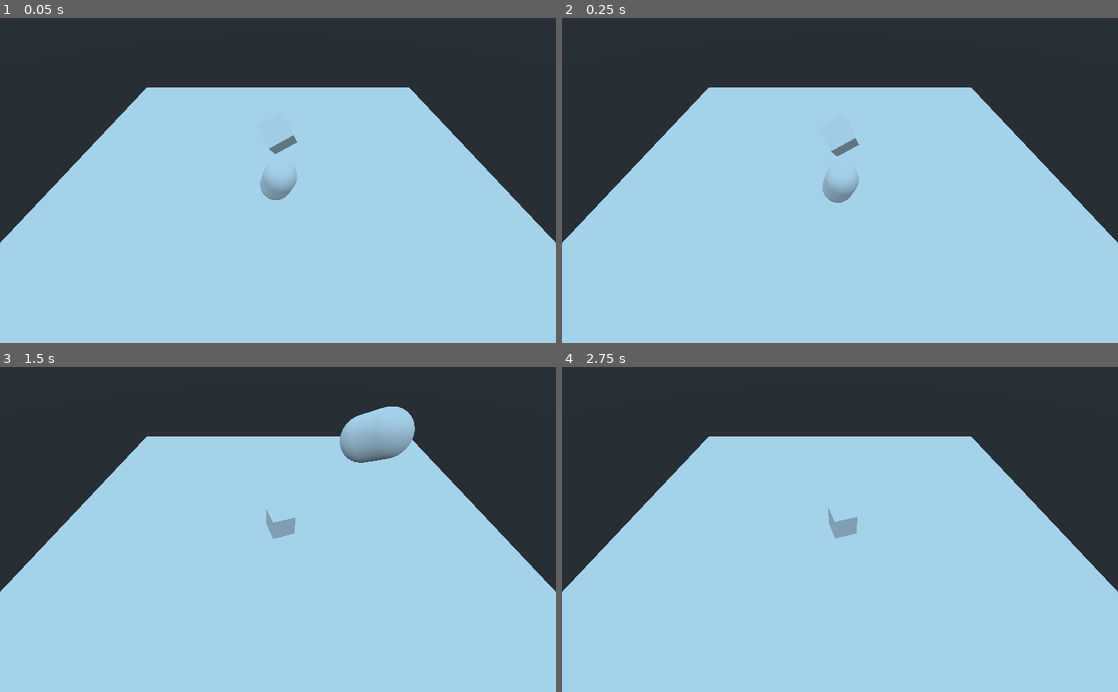
Above: before the commit, frames 1-4 (two rows, left to right).
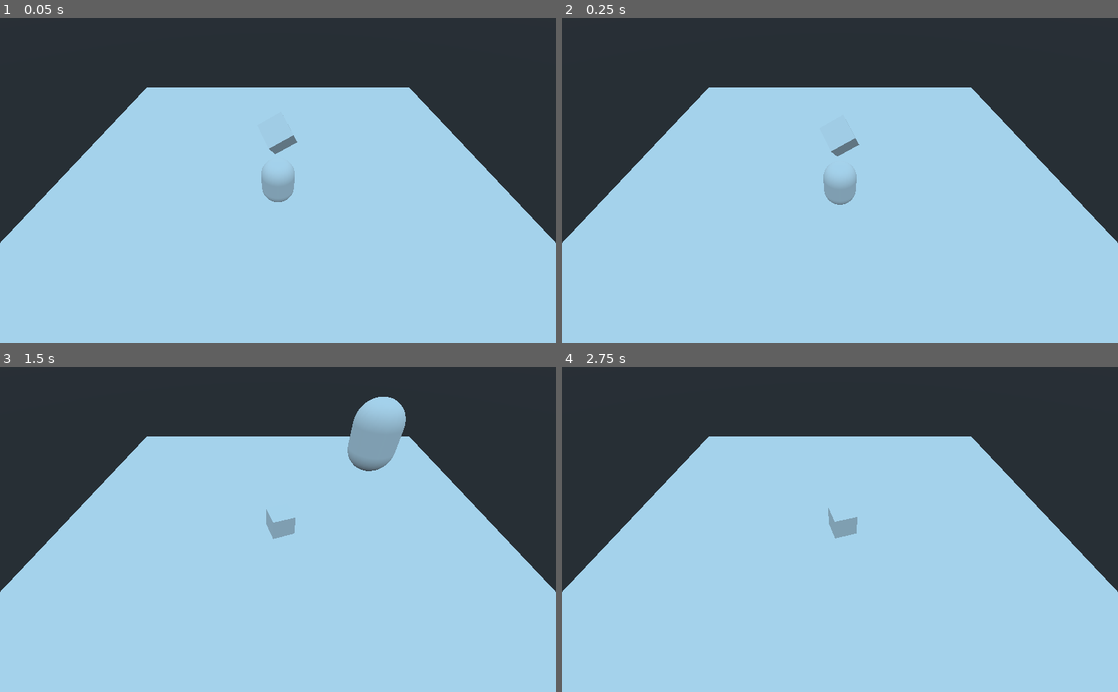
Above: after the commit, the same moments.

Repository: TinyLegions/godot_3d_physics_tutorial
Game: Godot game, scene res://Spatial.tscn
Same seed, same stepped clock (60 frames per second), same inputs: the game is played once before the commit and once after it.
Inputs:
- Up to frame 1 (0.05 s): no input
- Up to frame 2 (0.25 s): no input
- Up to frame 3 (1.5 s): tap Enter (ui_accept) at 0.5, 0.77 s; hold Right (ui_right) 0.53-1.28 s; hold Down (ui_down) from 1.28 s (still down)
- Up to frame 4 (2.75 s): tap Enter (ui_accept) at 1.52 s; release Down (ui_down) at 2.03 s; hold Right (ui_right) from 2.03 s (still down)

The runs differ from the first frame. In frame 1, 0.1% of the frame differs, in the area x 46-54%, y 45-57%; in frame 2, 0.1%; in frame 3, 1.2%, in the area x 61-75%, y 9-33%; in frame 4, nothing differs.

Commit message:
fixed rigidbody being slanted

Diff:
--- a/Spatial.tscn
+++ b/Spatial.tscn
@@ -46,7 +46,8 @@
 transform = Transform( 1, 0, 0, 0, 0.707107, 0.707107, 0, -0.707107, 0.707107, 0, 15, 15 )
 
 [node name="RigidBody3" type="RigidBody" parent="."]
-transform = Transform( 0.970645, 0.0150786, -0.240042, -0.225741, -0.287289, -0.930863, -0.0829974, 0.957725, -0.275452, 0, 5, 5 )
+transform = Transform( 1, 0, 0, 0, -1.62921e-07, -1, 0, 1, -1.62921e-07, 0, 5, 5 )
+mode = 2
 script = ExtResource( 1 )
 
 [node name="CollisionShape" type="CollisionShape" parent="RigidBody3"]
